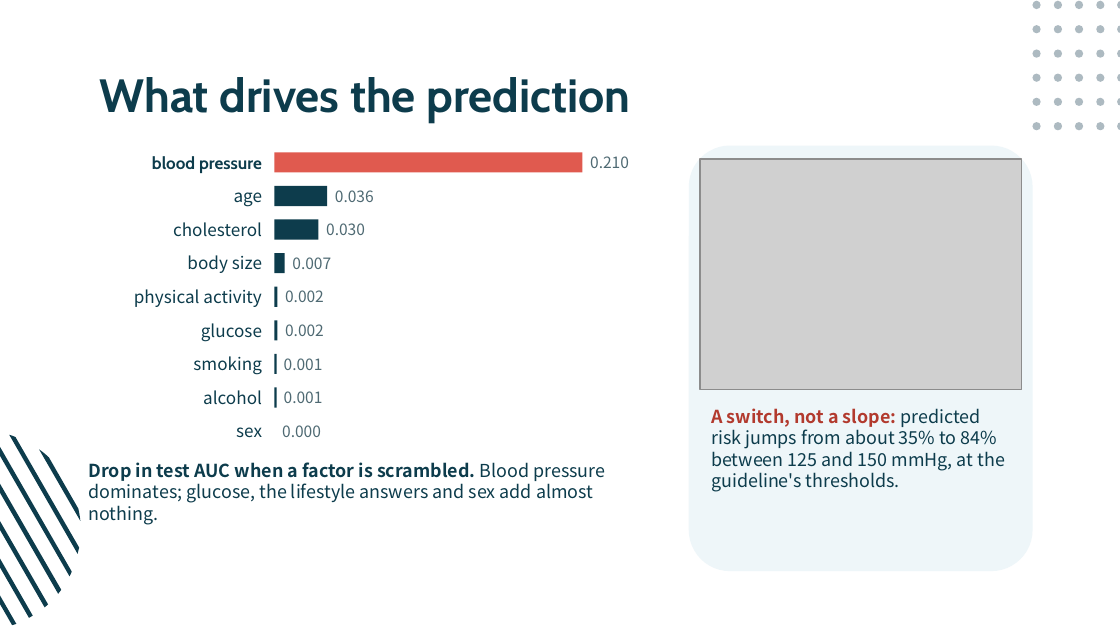
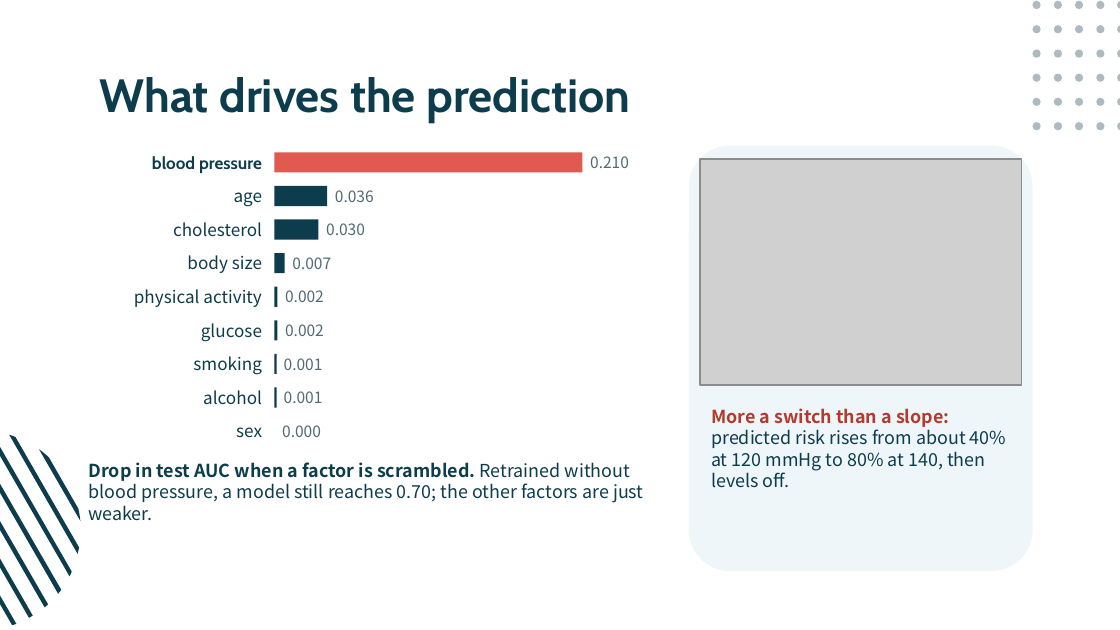
Before and after one commit to hadigghazi/cardio-risk, a slide deck: slide 9 of presentation/Cardio-Risk.pptx. Drawn at 1120x630 pixels with LibreOffice and Linux fonts; fonts in the diff are those of the drawing; grey boxes stand for pictures. Boxes give left, top, right and bottom in pixels: in the first picture for what was removed or moved away, otherwise in the second. Text is boxed around its words. In the diff, an @@ line names an element or a change of style, - is before the commit and + after.

```diff
--- a/presentation/Cardio-Risk.pptx
+++ b/presentation/Cardio-Risk.pptx
@@ picture: place and size @@
-picture at [700,159,1021,390]
+picture at [700,159,1021,385]
@@ text at [711,408,1006,488]: text changed @@
-A switch, not a slope: predicted risk jumps from about 35% to 84% between 125 and 150 mmHg, at the guideline's thresholds.
+More a switch than a slope: predicted risk rises from about 40% at 120 mmHg to 80% at 140, then levels off.
@@ text at [88,462,644,521]: text changed @@
-Drop in test AUC when a factor is scrambled. Blood pressure dominates; glucose, the lifestyle answers and sex add almost nothing.
+Drop in test AUC when a factor is scrambled. Retrained without blood pressure, a model still reaches 0.70; the other factors are just weaker.
```
Also in this commit, not shown: 12 other slides changed, 12 other files.
